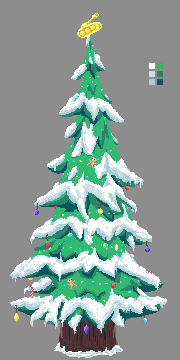
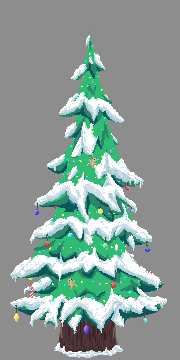
The second 180x360 image is a revision of the first. Changes to its layers:
removed layer "palette" over [149, 63, 163, 85]
painted on "05" over [77, 13, 102, 38]
